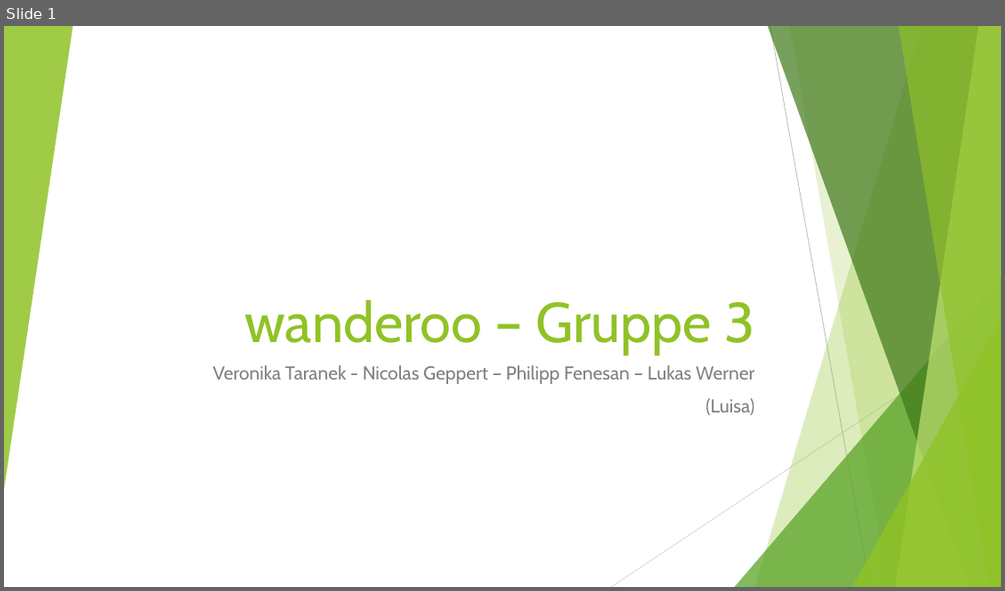
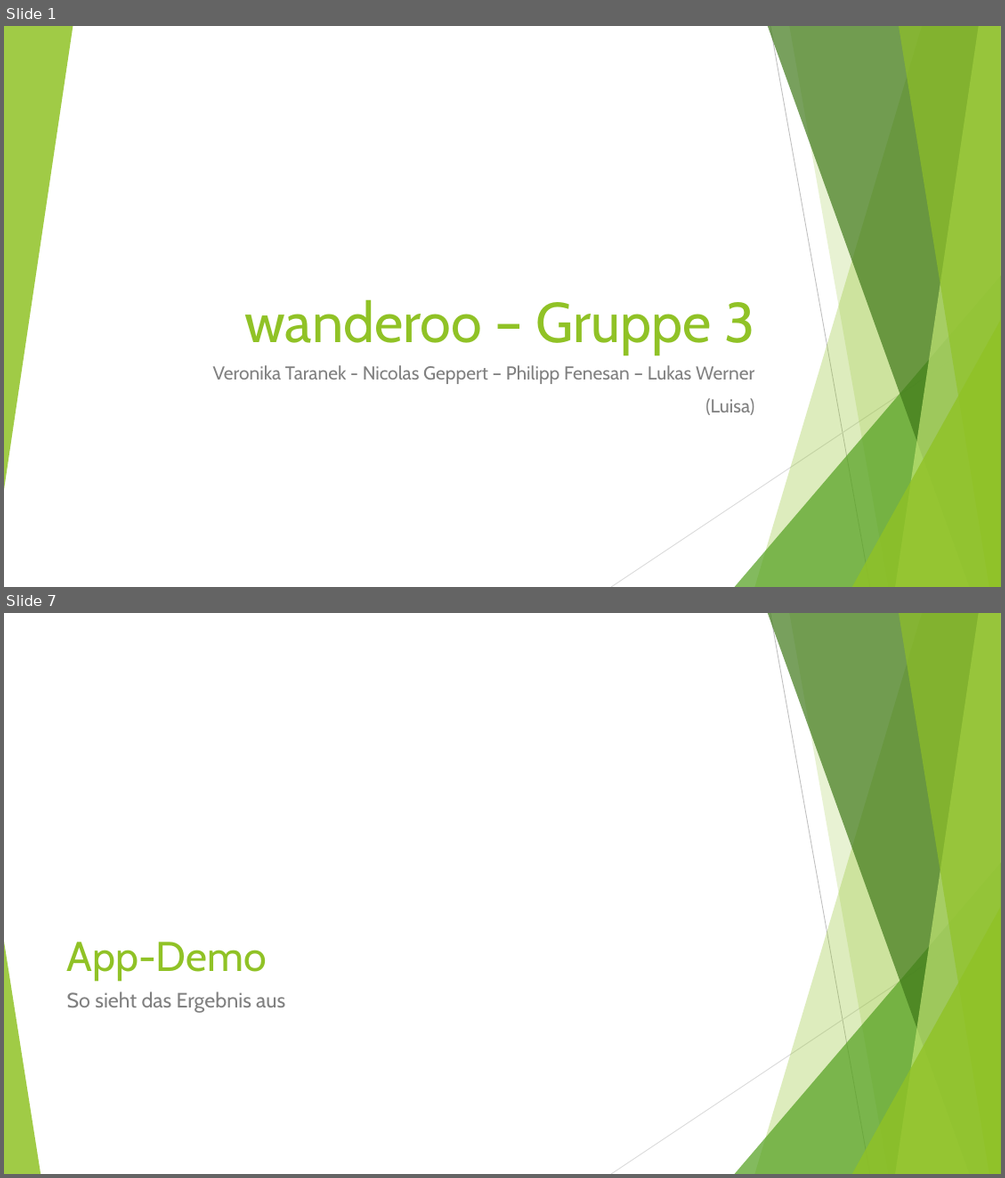
Before and after one commit to NicoGep/Programming_Project, a slide deck: presentation/wanderoo – Gruppe 3.pptx. Shown one above the other, each under a label of ours: slide 1 before the commit, slides 1 and 7 after it; the slides between them are not shown. The pictures are 1005x591 and 1005x1178 pixels, drawn with LibreOffice and Linux fonts; fonts in the diff are those of the drawing. Boxes give left, top, right and bottom in pixels: in the first picture for what was removed or moved away, otherwise in the second. Text is boxed around its words. In the diff, an @@ line names an element or a change of style, - is before the commit and + after.

```diff
--- a/presentation/wanderoo – Gruppe 3.pptx
+++ b/presentation/wanderoo – Gruppe 3.pptx
@@ slide 7 added at [4, 613, 1001, 1174], background #FFFFFF; not listed: 9 template elements that a slide beside it also shows @@
@@ triangle added at [4, 941, 40, 1174], fill #90C226 at 85% opacity @@
@@ title added at [67, 941, 267, 981], 40 pt, text #90C226 @@
+App-Demo
@@ text added at [67, 991, 285, 1013], 20 pt, text #808080 @@
+So sieht das Ergebnis aus
```
Also in this commit, not shown: 1 slide changed, 4 other slides added, 1 slide removed, 2 other files.
